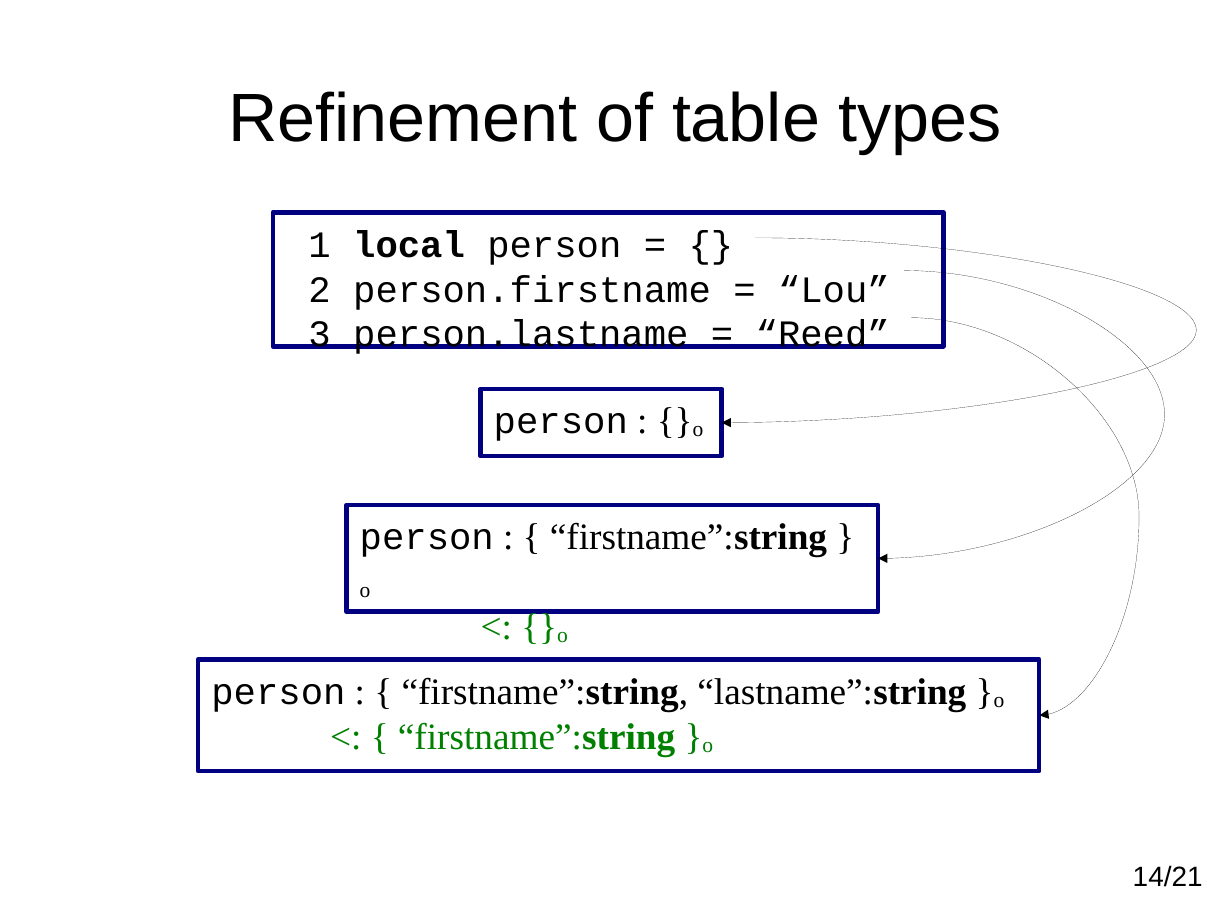
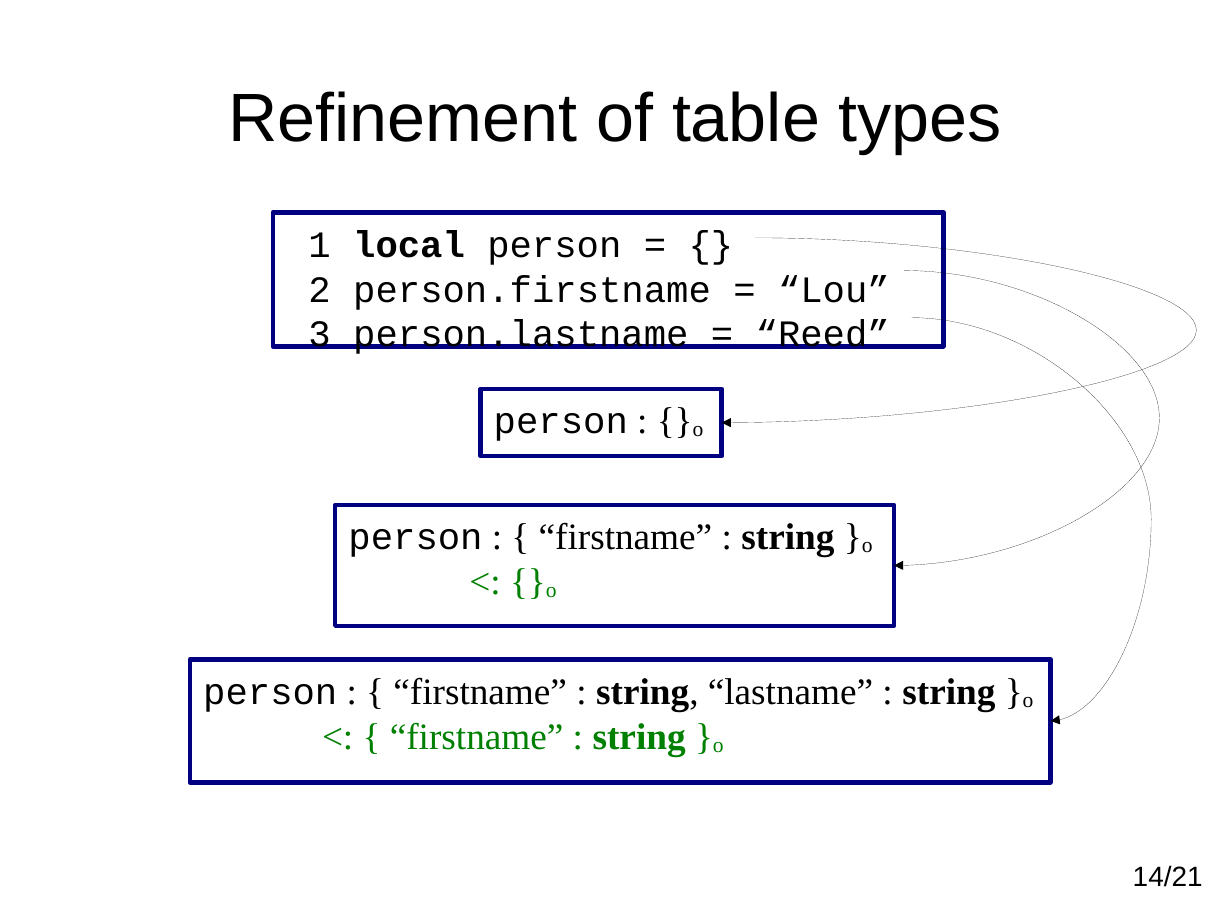
Before and after one commit to andremm/typedlua, a slide deck: slide 14 of doc/slides/dyla2014.odp. Drawn at 1232x924 pixels with LibreOffice and Linux fonts; fonts in the diff are those of the drawing. Boxes give left, top, right and bottom in pixels: in the first picture for what was removed or moved away, otherwise in the second. Text is boxed around its words. In the diff, an @@ line names an element or a change of style, - is before the commit and + after.

```diff
--- a/doc/slides/dyla2014.odp
+++ b/doc/slides/dyla2014.odp
@@ curved arrow moved from (904, 271) - (879, 559) to (904, 271) - (894, 566) @@
@@ curved arrow moved from (911, 318) - (1040, 715) to (911, 318) - (1051, 721) @@
@@ rectangle "person : { “firstname” : ...": place and size @@
-rectangle "person : { “firstname” : ..." at (347,505,879,613)
+rectangle "person : { “firstname” : ..." at (335,505,894,626)
@@ text in rectangle at (348,522,873,557): spaces changed @@
-person : { “firstname”:string }o
+person : { “firstname” : string }o
@@ rectangle "person : { “firstname” : ...": place and size @@
-rectangle "person : { “firstname” : ..." at (198,660,1040,771)
+rectangle "person : { “firstname” : ..." at (190,660,1051,783)
@@ text in rectangle at (203,677,1034,756): spaces changed @@
-person : { “firstname”:string, “lastname”:string }o
-<: { “firstname”:string }o
+person : { “firstname” : string, “lastname” : string }o
+<: { “firstname” : string }o
```
Also in this commit, not shown: 23 other slides changed.
